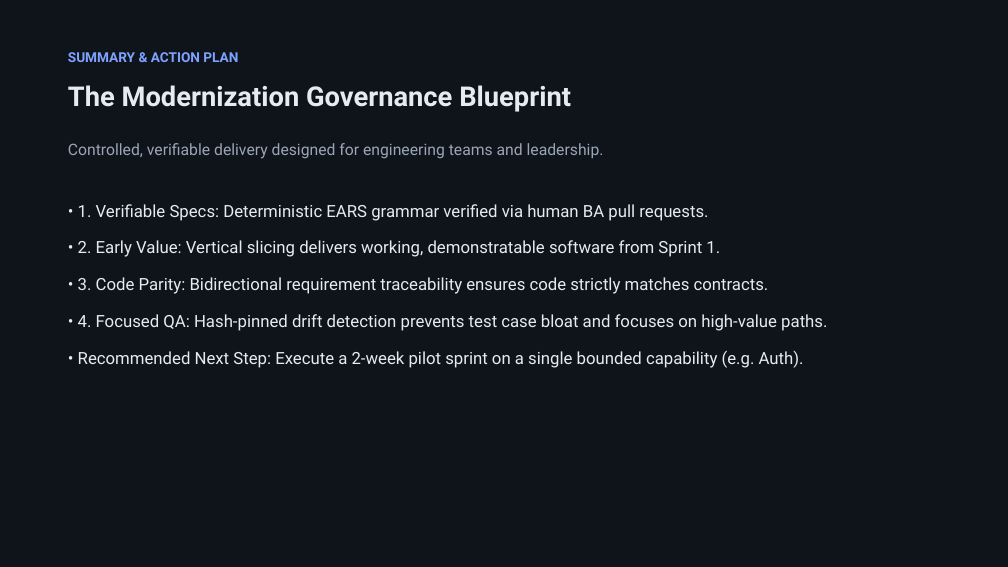
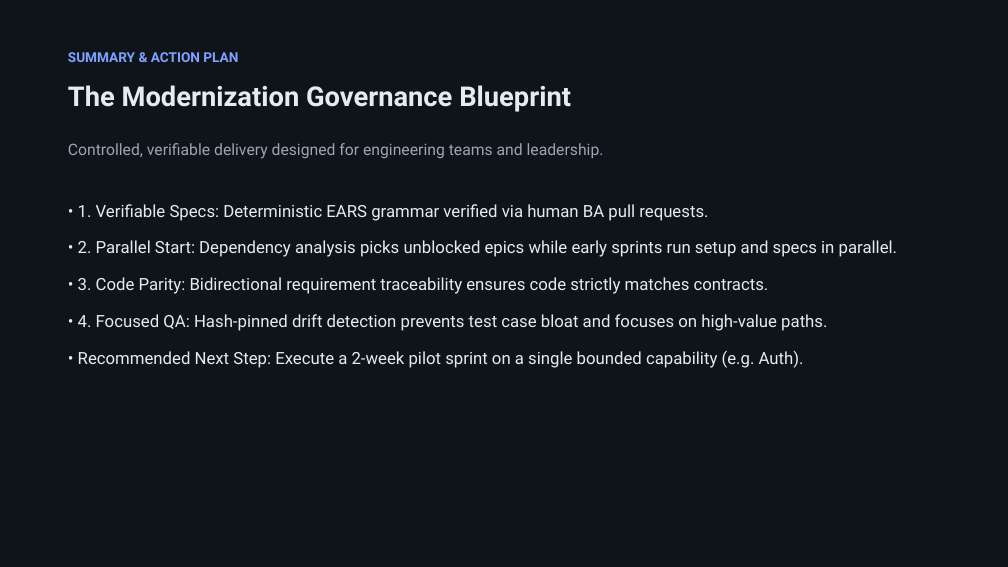
Before and after one commit to giangdhwhtbr/gin-workflow, a slide deck: slide 13 of docs/presentations/brownfield-modernization.pptx. Drawn at 1008x567 pixels with LibreOffice and Linux fonts; fonts in the diff are those of the drawing. Boxes give left, top, right and bottom in pixels: in the first picture for what was removed or moved away, otherwise in the second. Text is boxed around its words. In the diff, an @@ line names an element or a change of style, - is before the commit and + after.

```diff
--- a/docs/presentations/brownfield-modernization.pptx
+++ b/docs/presentations/brownfield-modernization.pptx
@@ text at (78, 240, 897, 257): text changed @@
-• 2. Early Value: Vertical slicing delivers working, demonstratable software from Sprint 1.
+• 2. Parallel Start: Dependency analysis picks unblocked epics while early sprints run setup and specs in parallel.
```
Also in this commit, not shown: 1 slide added, 1 slide removed, 1 other file.
